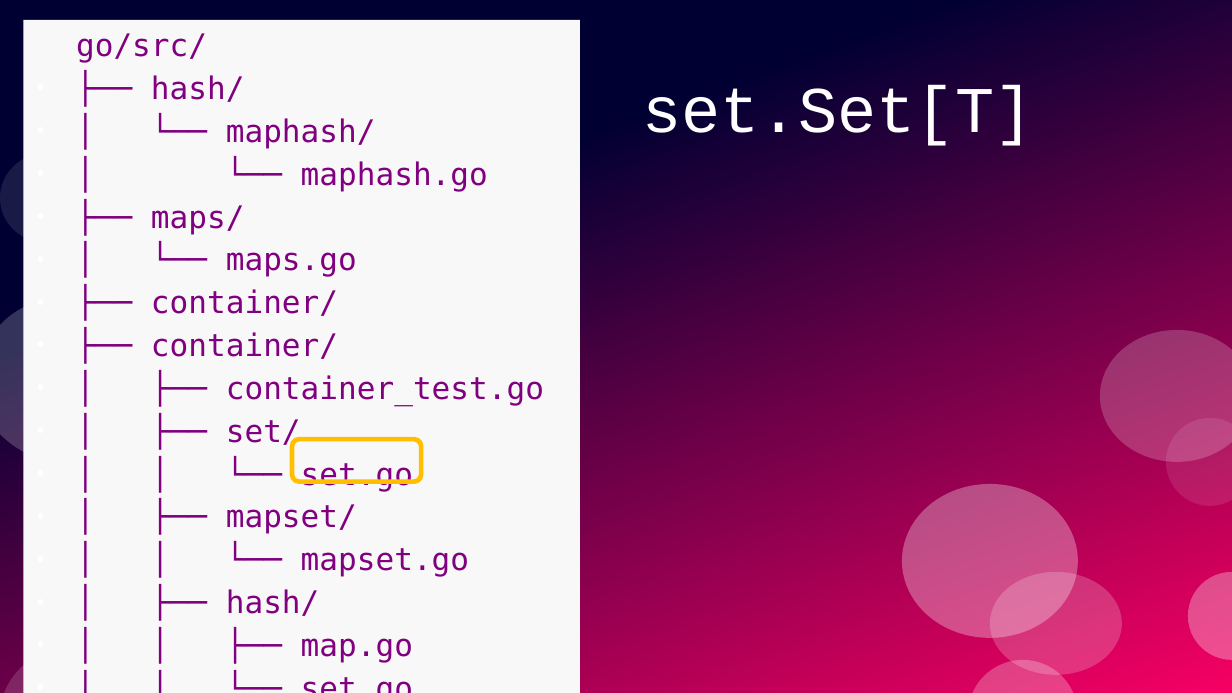
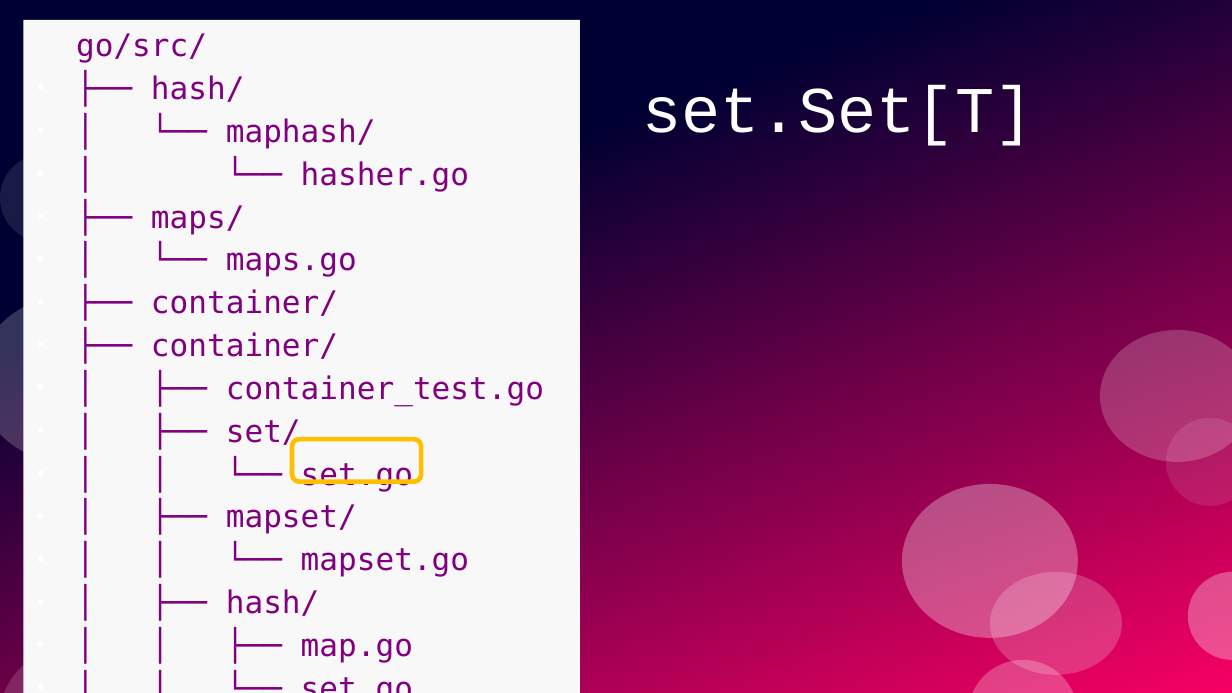
Before and after one commit to ramalho/sets-in-go, a slide deck: slide 56 of sets-in-go.odp. Drawn at 1232x693 pixels with LibreOffice and Linux fonts; fonts in the diff are those of the drawing. Boxes give left, top, right and bottom in pixels: in the first picture for what was removed or moved away, otherwise in the second. Text is boxed around its words. In the diff, an @@ line names an element or a change of style, - is before the commit and + after.

Commit message:
slides for hasher types

```diff
--- a/sets-in-go.odp
+++ b/sets-in-go.odp
@@ text at <box>301,161,469,191</box>: text changed @@
-● │ └── maphash.go
+● │ └── hasher.go
```
Also in this commit, not shown: 7 other slides changed, 4 slides added, 4 other files.
